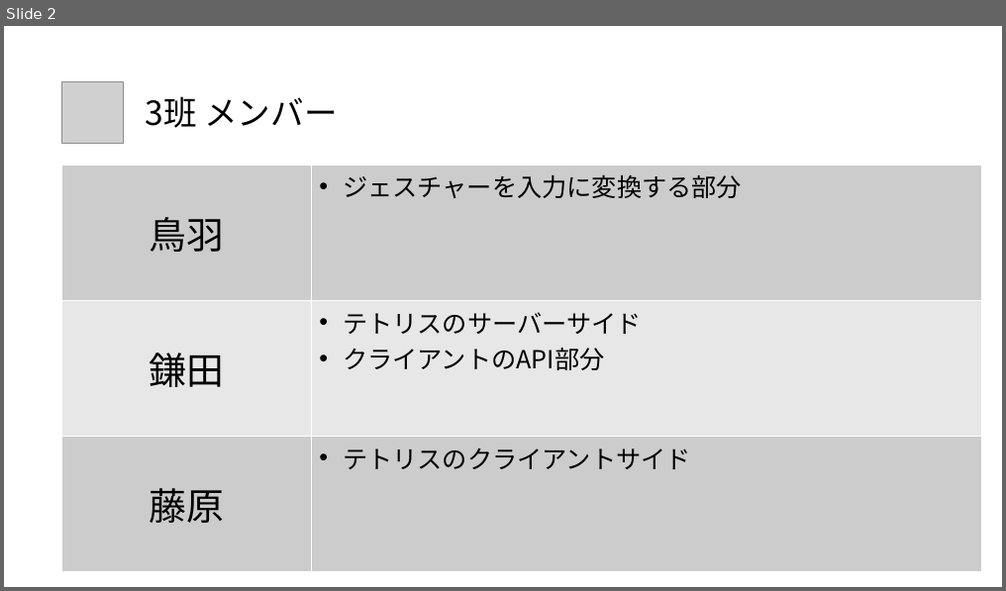
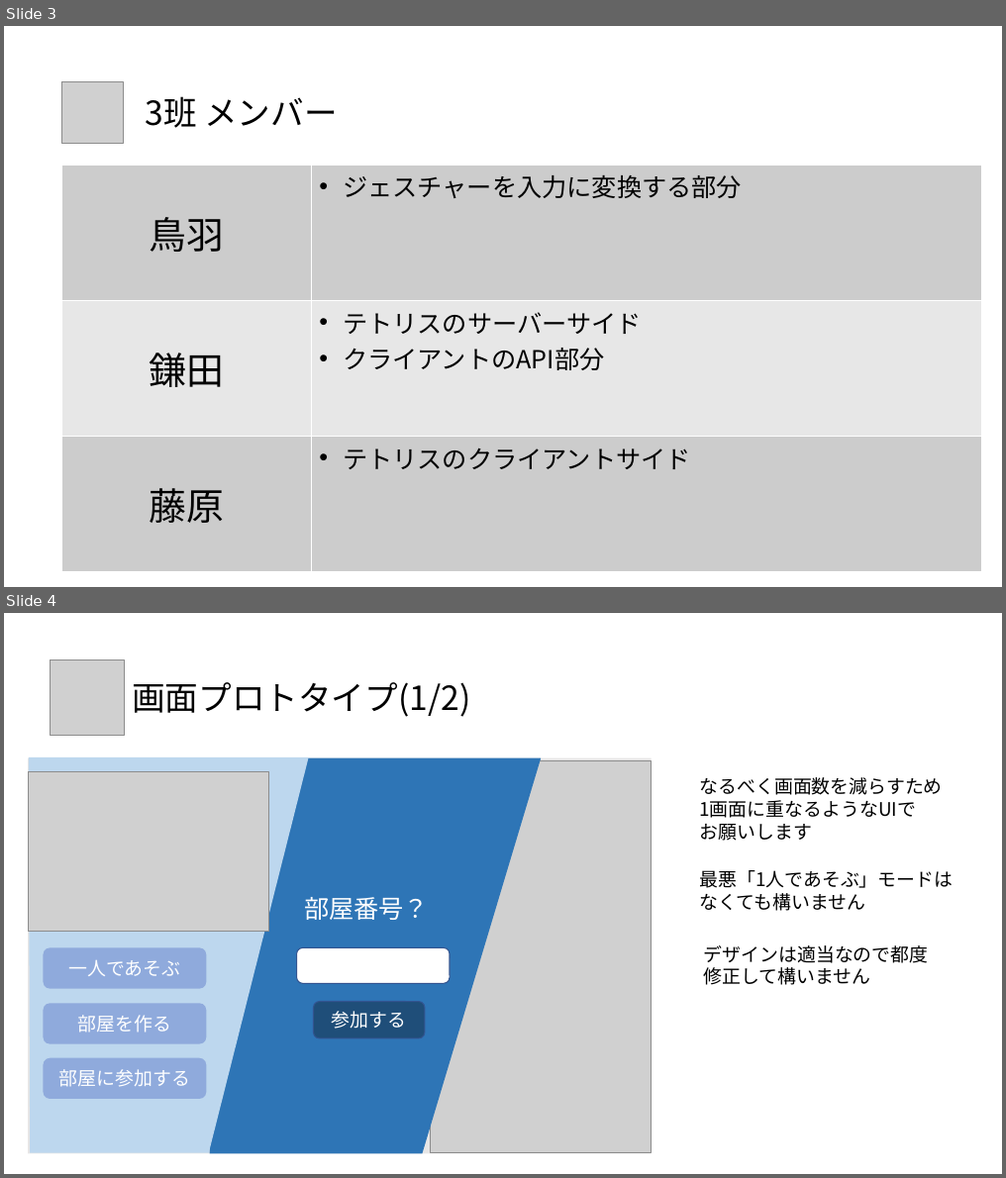
Before and after one commit to wakame-tech/vendredi-noir, a slide deck: spec.pptx. Shown one above the other, each under a label of ours: slide 2 before the commit, slides 3 and 4 after it. The pictures are 1006x591 and 1006x1178 pixels, drawn with LibreOffice and Linux fonts; fonts in the diff are those of the drawing; grey boxes stand for pictures. Boxes give left, top, right and bottom in pixels: in the first picture for what was removed or moved away, otherwise in the second. Text is boxed around its words. In the diff, an @@ line names an element or a change of style, - is before the commit and + after.

```diff
--- a/spec.pptx
+++ b/spec.pptx
@@ slide 4 added at (4, 613, 1002, 1174), background #FFFFFF @@
@@ picture added at (50, 661, 125, 735) @@
@@ text added at (132, 682, 470, 717), 32 pt, text #000000 @@
+画面プロトタイプ(1/2)
@@ rectangle added at (28, 759, 651, 1155), fill #E7E6E6 @@
@@ freeform shape added at (29, 758, 309, 1154), fill #BDD7EE @@
@@ freeform shape added at (208, 759, 542, 1155), fill #2E75B6 @@
@@ picture added at (28, 771, 269, 932) @@
@@ picture added at (431, 761, 651, 1154) @@
@@ text added at (700, 777, 943, 841), 18 pt, text #000000 @@
+なるべく画面数を減らすため
+1画面に重なるようなUIで
+お願いします
@@ text added at (700, 870, 953, 911), 18 pt, text #000000 @@
+最悪「1人であそぶ」モードは
+なくても構いません
@@ text added at (304, 897, 429, 920), 24 pt, text #FFFFFF @@
+部屋番号？
@@ rounded rectangle added at (43, 949, 206, 989), fill #8FAADC, 18 pt, text #FFFFFF @@
+一人であそぶ
@@ rounded rectangle added at (297, 949, 450, 983), fill #FFFFFF, outline #325491 1 pt @@
@@ text added at (704, 946, 929, 985), 18 pt, text #000000 @@
+デザインは適当なので都度
+修正して構いません
@@ rounded rectangle added at (43, 1004, 206, 1045), fill #8FAADC, 18 pt, text #FFFFFF @@
+部屋を作る
@@ rounded rectangle added at (313, 1001, 425, 1039), fill #1F4E79, outline #325491 1 pt, 18 pt, text #FFFFFF @@
+参加する
@@ rounded rectangle added at (43, 1059, 206, 1100), fill #8FAADC, 18 pt, text #FFFFFF @@
+部屋に参加する
@@ what was slide 2 is now slide 3 @@
```
Also in this commit, not shown: 2 other slides added, 1 other file.
